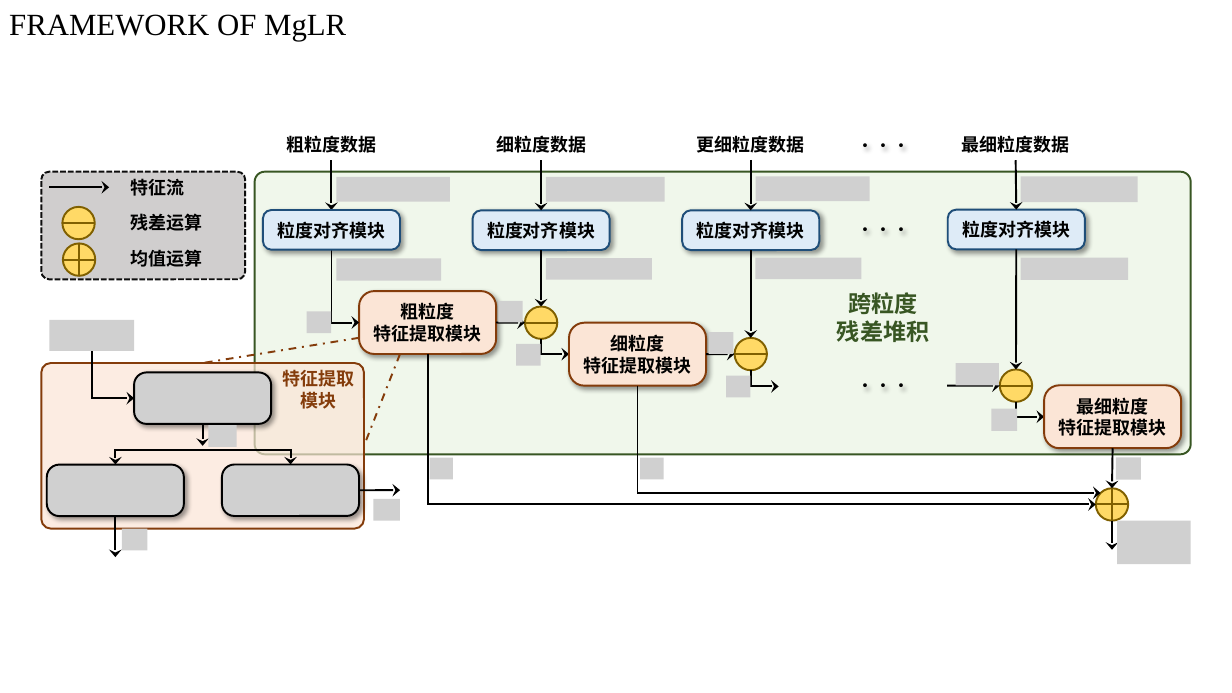
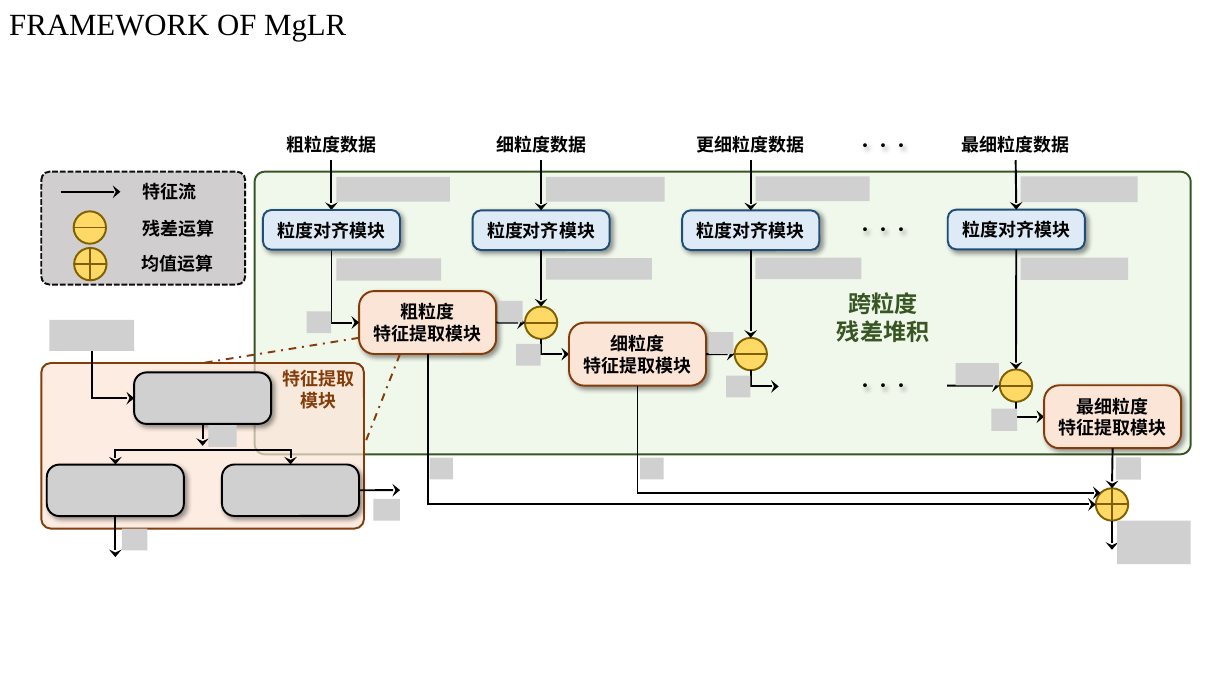
Before and after one commit to KarryRen/MgRL-CE, a slide deck: slide 1 of images/MgRL_CE_Images.pptx. Drawn at 1232x693 pixels with LibreOffice and Linux fonts; fonts in the diff are those of the drawing; grey boxes stand for pictures. Boxes give left, top, right and bottom in pixels: in the first picture for what was removed or moved away, otherwise in the second. Text is boxed around its words. In the diff, an @@ line names an element or a change of style, - is before the commit and + after.

```diff
--- a/images/MgRL_CE_Images.pptx
+++ b/images/MgRL_CE_Images.pptx
@@ rounded rectangle resized from (x1=42, y1=172, x2=246, y2=279) to (x1=42, y1=172, x2=246, y2=285) @@
@@ 3 texts, 3 lines, 2 ellipses, 1 arrow moved together from (x1=49, y1=178, x2=203, y2=276) to (x1=61, y1=182, x2=214, y2=280) @@
```
Also in this commit, not shown: 1 other slide changed, 2 other files.
